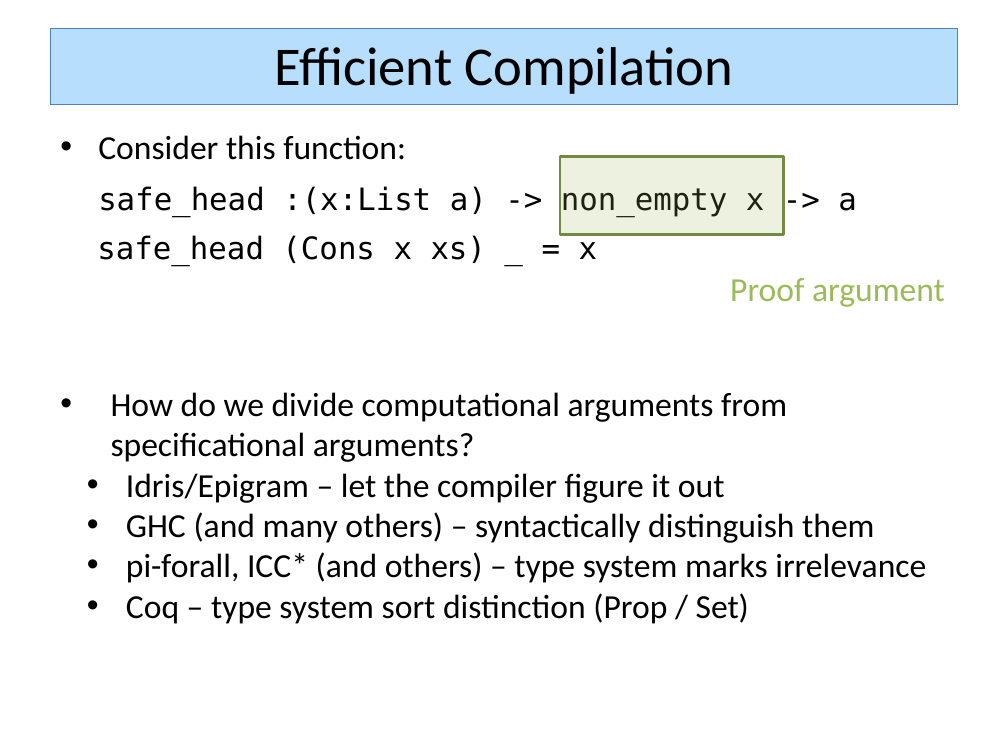
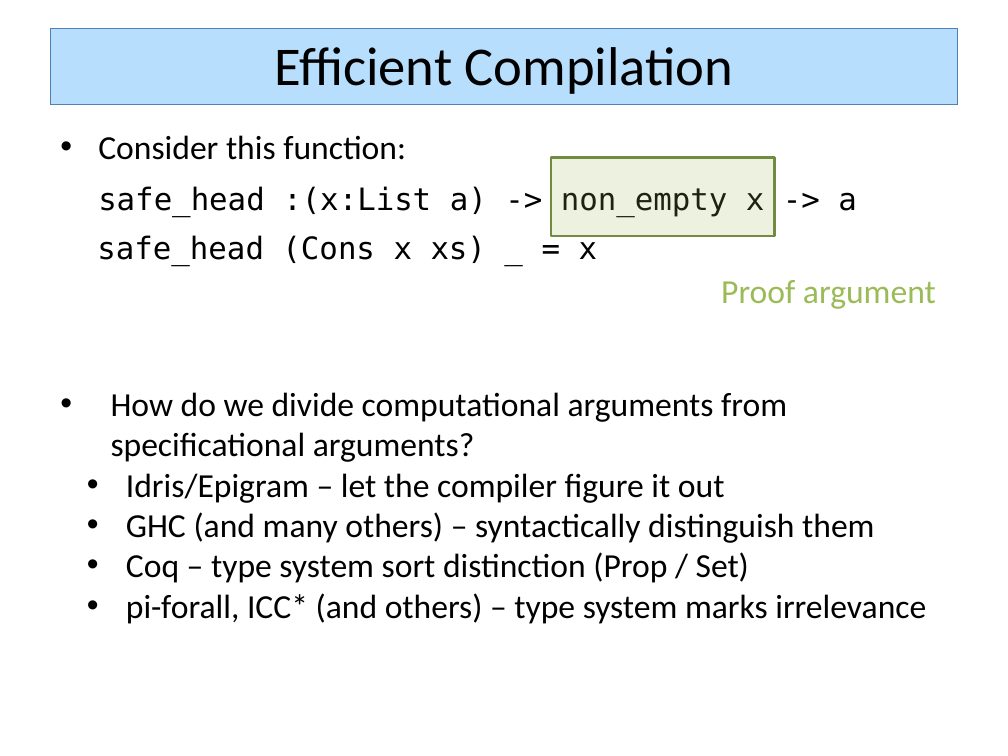
Before and after one commit to sweirich/pi-forall, a slide deck: slide 10 of compose15.pptx. Drawn at 1008x756 pixels with LibreOffice and Linux fonts; fonts in the diff are those of the drawing. Boxes give left, top, right and bottom in pixels: in the first picture for what was removed or moved away, otherwise in the second. Text is boxed around its words. In the diff, an @@ line names an element or a change of style, - is before the commit and + after.

```diff
--- a/compose15.pptx
+++ b/compose15.pptx
@@ rectangle moved from (x1=560, y1=156, x2=784, y2=235) to (x1=551, y1=158, x2=775, y2=237) @@
@@ text "Proof argument" moved from (x1=730, y1=278, x2=945, y2=307) to (x1=721, y1=280, x2=936, y2=309) @@
@@ text at (x1=126, y1=552, x2=749, y2=583): paragraph added @@
+  • Coq – type system sort distinction (Prop / Set)
@@ text at (x1=126, y1=593, x2=749, y2=624): paragraph removed @@
-  • Coq – type system sort distinction (Prop / Set)
```
Also in this commit, not shown: 5 other slides changed, 6 other files.
